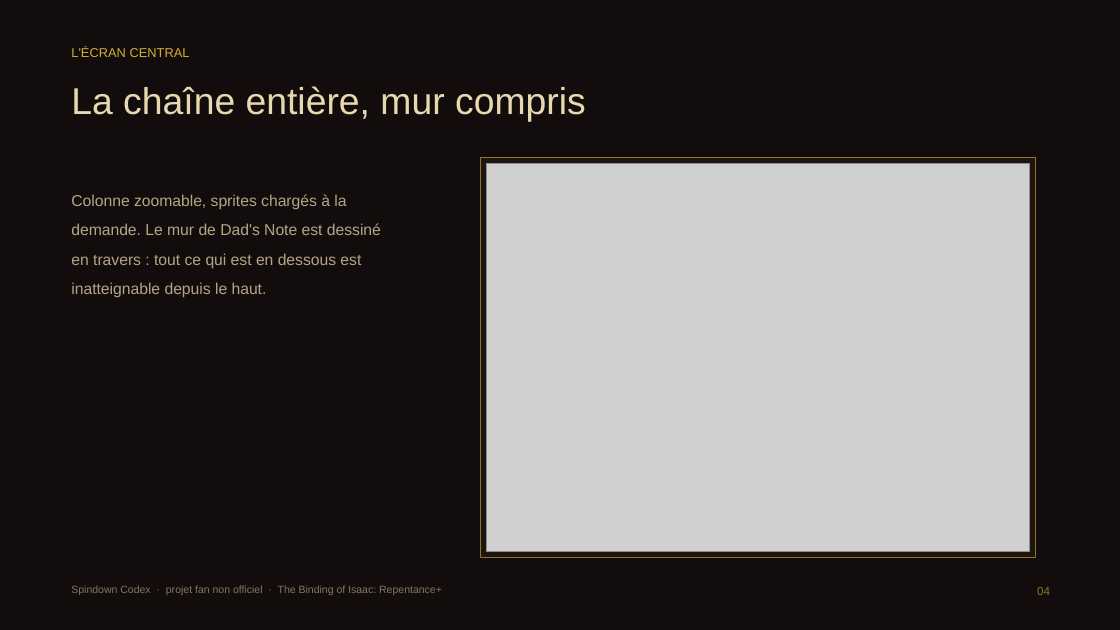
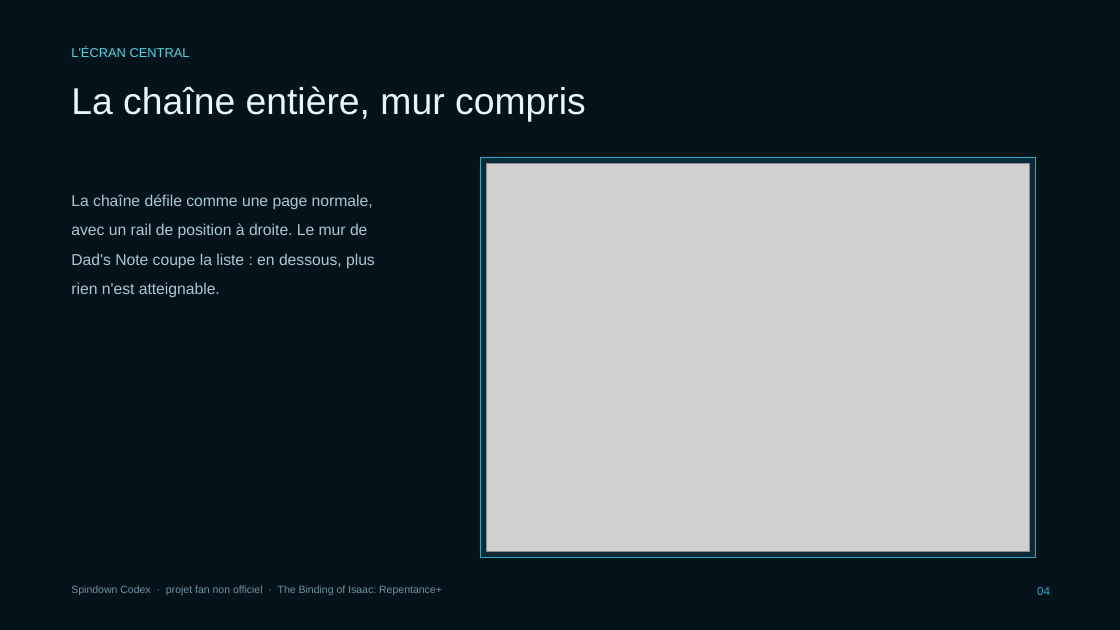
Before and after one commit to 26mataa/Spindown-codex, a slide deck: slide 4 of docs/Spindown-Codex.pptx. Drawn at 1120x630 pixels with LibreOffice and Linux fonts; fonts in the diff are those of the drawing; grey boxes stand for pictures. Boxes give left, top, right and bottom in pixels: in the first picture for what was removed or moved away, otherwise in the second. Text is boxed around its words. In the diff, an @@ line names an element or a change of style, - is before the commit and + after.

```diff
--- a/docs/Spindown-Codex.pptx
+++ b/docs/Spindown-Codex.pptx
@@ rectangle at <box>0,0,1120,630</box>: fill #120C0C to #04121A @@
@@ text "L'ÉCRAN CENTRAL" at <box>71,47,190,57</box>: text colour #D4AF37 to #4FD8E8 @@
@@ text "La chaîne entière, mur compris" at <box>71,86,586,122</box>: text colour #E8D8B0 to #E9F7FB @@
@@ rectangle at <box>481,158,1036,558</box>: fill #1E1413 to #0A2A36; outline #8F7524 1 pt to #2AA8C4 1 pt @@
@@ text at <box>71,194,375,298</box>: text changed; text colour #B6A487 to #A9C9D4 @@
-Colonne zoomable, sprites chargés à la demande. Le mur de Dad's Note est dessiné en travers : tout ce qui est en dessous est inatteignable depuis le haut.
+La chaîne défile comme une page normale, avec un rail de position à droite. Le mur de Dad's Note coupe la liste : en dessous, plus rien n'est atteignable.
@@ text "Spindown Codex · projet fan ..." at <box>71,585,442,595</box>: text colour #847660 to #6D94A2 @@
@@ text "04" at <box>1037,587,1050,595</box>: text colour #8F7524 to #2AA8C4 @@
```
Also in this commit, not shown: 10 other slides changed, 21 other files.
